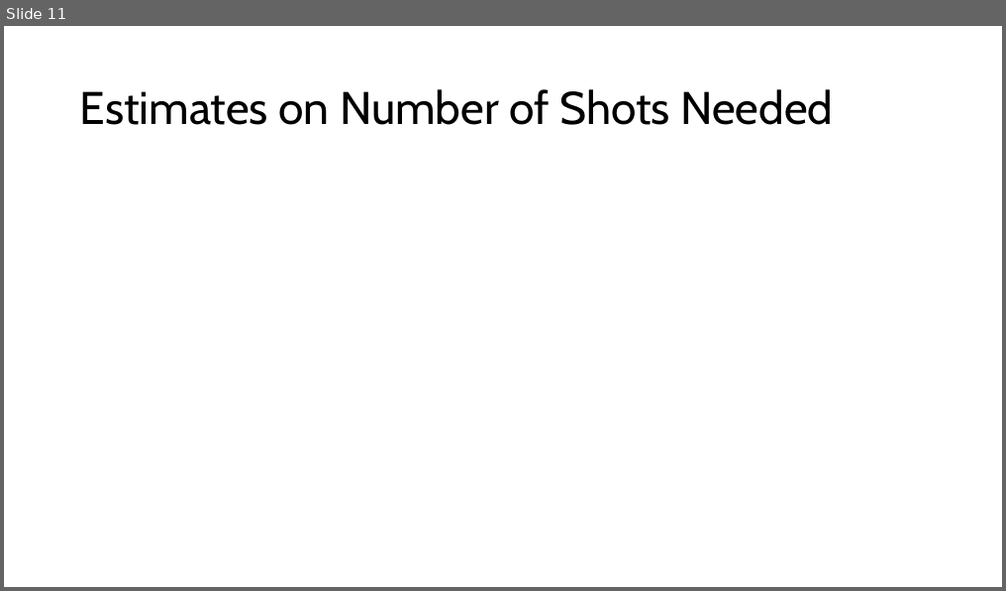
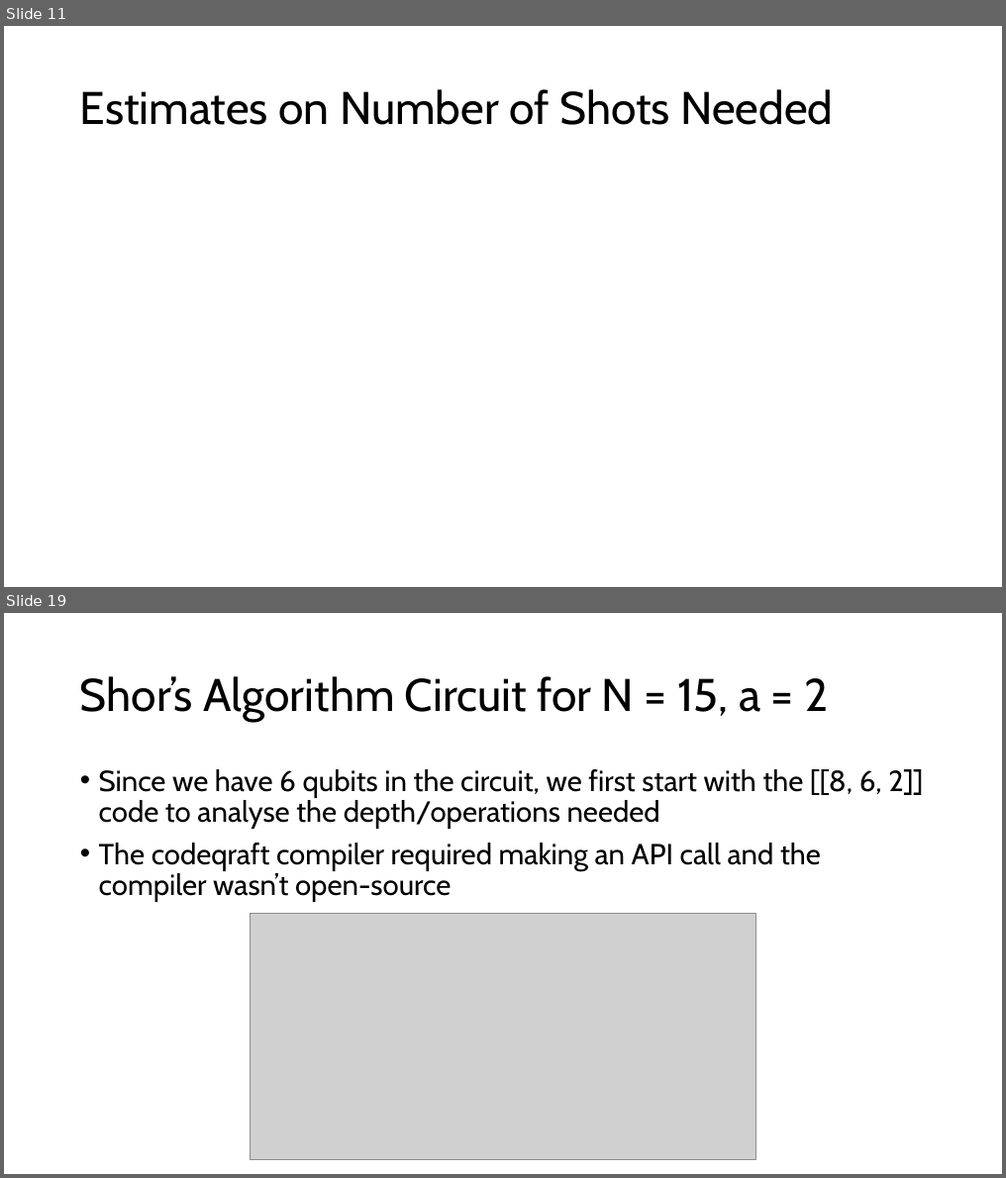
Before and after one commit to Baker-Group-UT/iceberg-compiler, a slide deck: direction.pptx. Shown one above the other, each under a label of ours: slide 11 before the commit, slides 11 and 19 after it; the slides between them are not shown. The pictures are 1006x591 and 1006x1178 pixels, drawn with LibreOffice and Linux fonts; fonts in the diff are those of the drawing; grey boxes stand for pictures. Boxes give left, top, right and bottom in pixels: in the first picture for what was removed or moved away, otherwise in the second. Text is boxed around its words. In the diff, an @@ line names an element or a change of style, - is before the commit and + after.

```diff
--- a/direction.pptx
+++ b/direction.pptx
@@ slide 19 added at (4, 613, 1002, 1174), background #FFFFFF @@
@@ title added at (80, 676, 828, 722), 44 pt, text #000000 @@
+Shor’s Algorithm Circuit for N = 15, a = 2
@@ text added at (99, 769, 923, 902), 28 pt, text #000000 @@
+• Since we have 6 qubits in the circuit, we first start with the [[8, 6, 2]] code to analyse the depth/operations needed
+• The codeqraft compiler required making an API call and the compiler wasn’t open-source
@@ picture added at (251, 914, 755, 1160) @@
```
Also in this commit, not shown: 10 other slides added, 3 other files.
